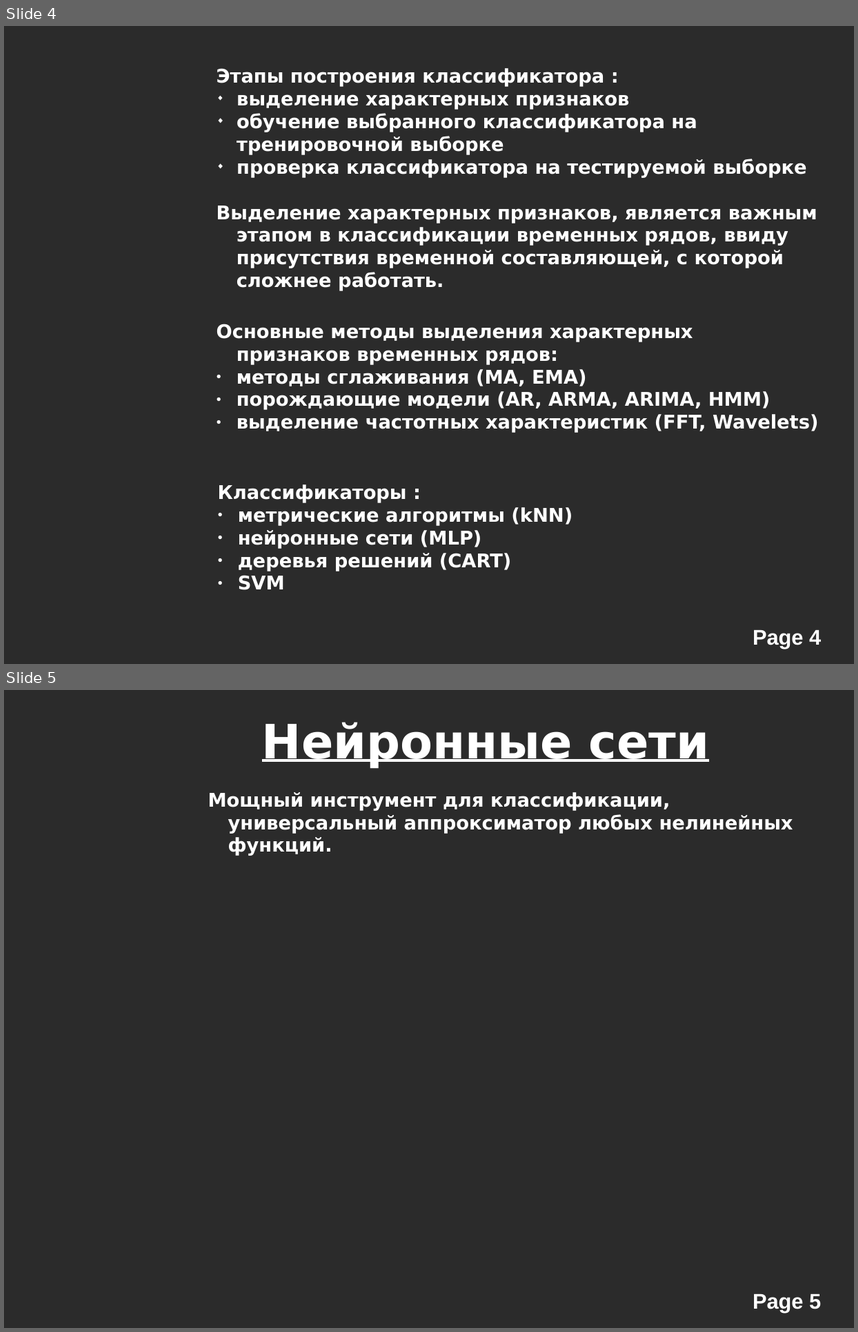
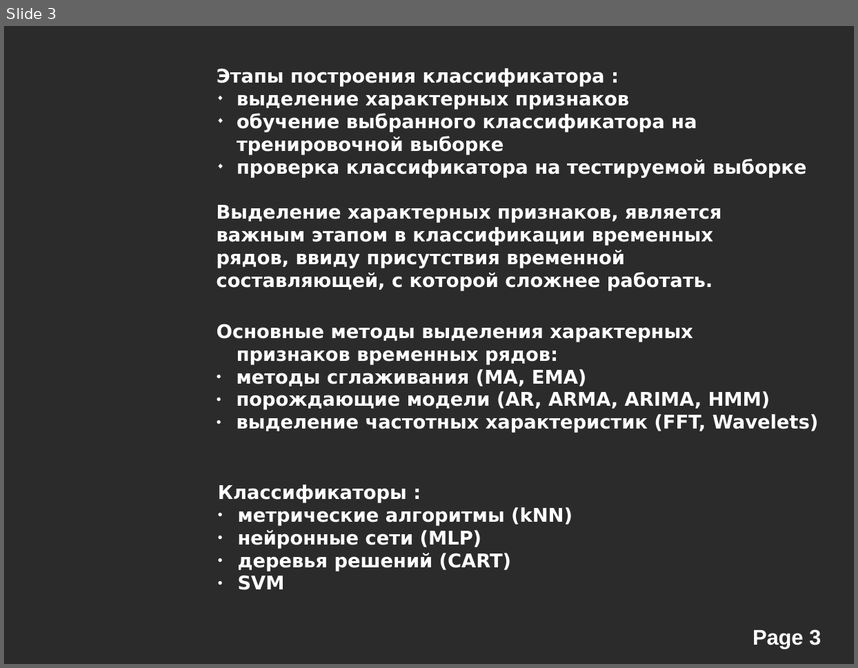
Before and after one commit to alexeyche/alexeyche-junk, a slide deck: cns/doc/conf.ppt. Shown one above the other, each under a label of ours: slides 4 and 5 before the commit, slide 3 after it. The pictures are 858x1332 and 858x668 pixels, drawn with LibreOffice and Linux fonts; fonts in the diff are those of the drawing; background and template pictures are left out; a plain dark background stands for a picture behind light text. Boxes give left, top, right and bottom in pixels: in the first picture for what was removed or moved away, otherwise in the second. Text is boxed around its words. In the diff, an @@ line names an element or a change of style, - is before the commit and + after.

```diff
--- a/cns/doc/conf.ppt
+++ b/cns/doc/conf.ppt
@@ slide 5 removed at (4, 690, 854, 1328), background picture (left out); not listed: 1 template element that a slide beside it also shows @@
@@ text removed at (262, 722, 709, 769) @@
-Нейронные сети
@@ text removed at (208, 792, 793, 856) @@
-Мощный инструмент для классификации, универсальный аппроксиматор любых нелинейных функций.
@@ what was slide 4 is now slide 3 @@
@@ slide 3 changed as well @@
@@ indent changed in 3 elements at (217, 323, 819, 432), (218, 484, 573, 590), (217, 205, 722, 291) @@
@@ page number at (753, 629, 821, 648): text changed @@
-Page 4
+Page 3
```
Also in this commit, not shown: 3 other slides changed, 7 slides added, 2 other slides removed, 2 other files.
